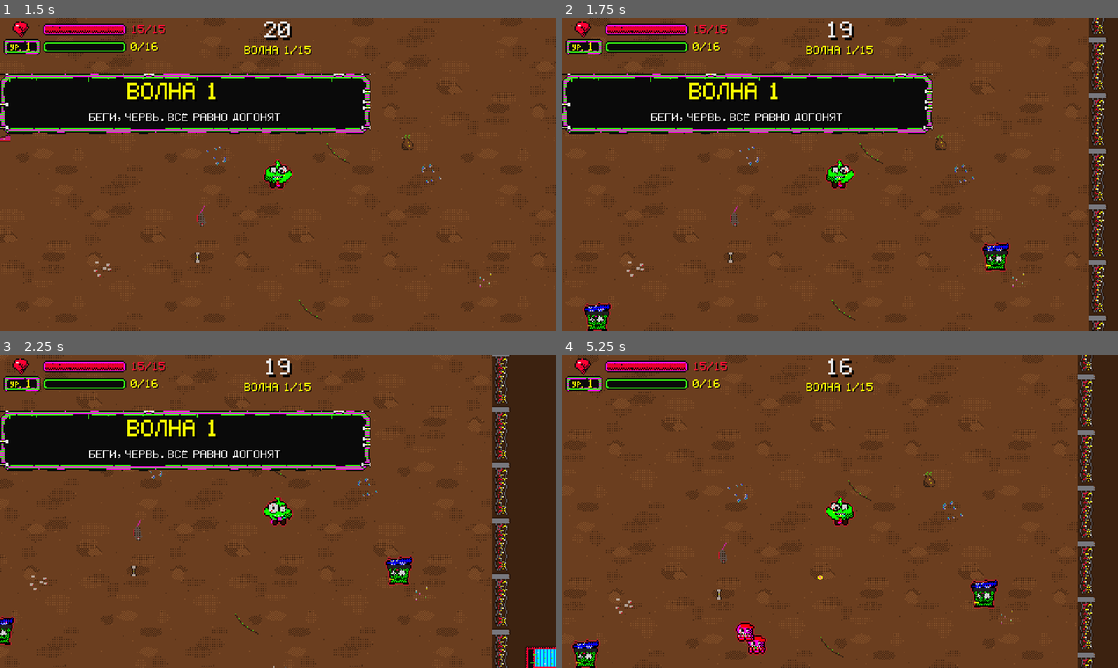
Above: before the commit, frames 1-4 (two rows, left to right).
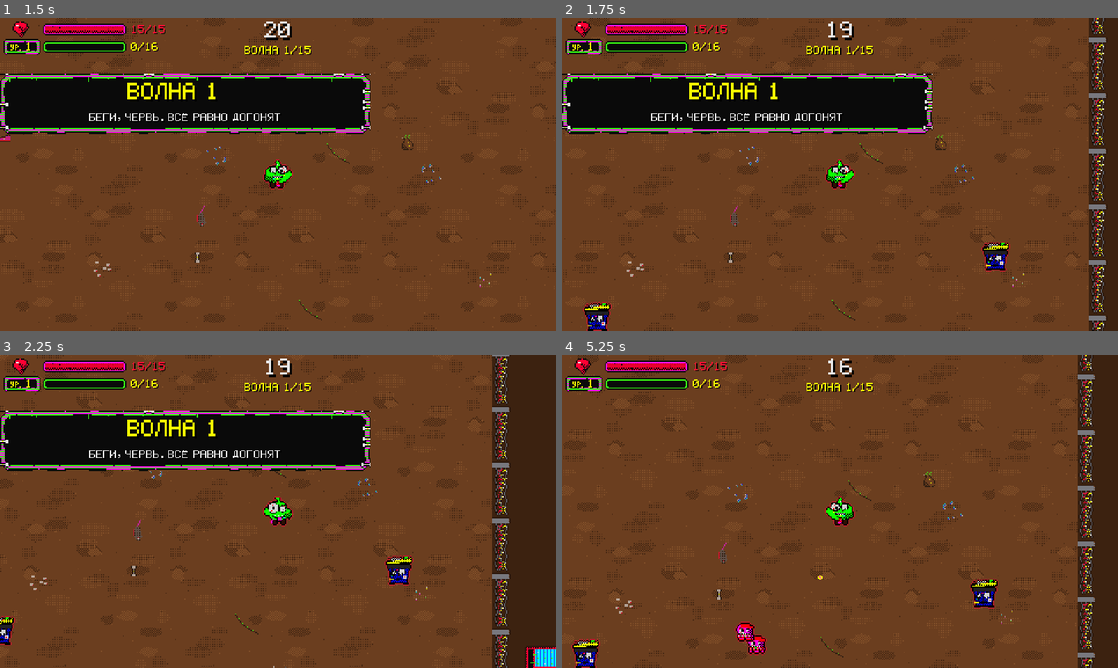
Above: after the commit, the same moments.

Repository: Gepackstuck/Stinky_Dumpster_Survivors
Game: Godot game, scene res://scenes/levels/main.tscn
The game is run twice, just before and just after one commit, with the same random seed, the same clock (stepped at 60 frames per second) and the same inputs.
Inputs (mouse positions are in pixels of both pictures, inside the frame that each line leads up to):
- Up to frame 1 (1.5 s): click "1" at 0.5 s; tap Enter (ui_accept) at 1.25 s; move the mouse to (400, 158) at 1.27 s; hold D (move_right) from 1.28 s (still down); tap R at 1.35 s
- Up to frame 2 (1.75 s): keep holding D (move_right); tap Enter (ui_accept) at 1.52 s
- Up to frame 3 (2.25 s): move the mouse to (166, 527) at 2.02 s; release D (move_right) at 2.03 s; hold S (move_down) from 2.03 s (still down); tap R at 2.1 s
- Up to frame 4 (5.25 s): tap Enter (ui_accept) at 2.27, 3.77, 4.52 s; move the mouse to (895, 442) at 2.77 s; release S (move_down) at 2.78 s; hold D (move_right) 2.78-3.53 s; tap R every 0.75 s from 2.85 to 5.1 s; move the mouse to (812, 574) at 3.52 s; hold W (move_up) 3.53-4.28 s; move the mouse to (1006, 558) at 4.27 s; hold A (move_left) from 4.28 s (still down); move the mouse to (673, 464) at 5.02 s

Frame 1 is identical in both runs. In frame 2, 0.4% of the frame differs, in the area x 4-81%, y 71-100%; in frame 3, 0.3%; in frame 4, 0.4%, in the area x 2-79%, y 71-100%.

Commit message:
feat: 4 вида мусорных баков с разной начинкой и больше деталей
Co-Authored-By: Claude Sonnet 5.5 <noreply@anthropic.com>
Claude-Session: https://claude.ai/code/session_01GvQcLtpmeq9xDjqGAM3qCT

Diff:
--- a/scripts/autoload/balance.gd
+++ b/scripts/autoload/balance.gd
@@ -154,6 +154,7 @@
 const REGEN_HP_PER_POINT: float = 0.6               # хп за интервал на 1 очко регена
 const BIN_COUNT_BASE: int = 2                       # мусорных баков на волну
 const BIN_COUNT_WAVES_PER_EXTRA: int = 4            # +1 бак за столько волн
+const BIN_VARIANTS: int = 4                         # видов бака с разной начинкой
 const BIN_HEAL_CHANCE: float = 0.4
 const BIN_HEAL_HP: float = 3.0
 const HEALER_RADIUS: float = 60.0
--- a/scripts/enemies/enemy_base.gd
+++ b/scripts/enemies/enemy_base.gd
@@ -48,7 +48,10 @@
 		add_to_group(&"enemies")
 	_sprite.scale = Vector2.ONE
 	_hitbox.set_deferred(&"monitoring", stats.get("contact", true))
-	_sprite.texture = _texture_for(enemy_id)
+	if enemy_id == &"trash_bin":
+		_sprite.texture = _texture_for(StringName("trash_bin_%d" % randi_range(0, Balance.BIN_VARIANTS - 1)))  # разная начинка
+	else:
+		_sprite.texture = _texture_for(enemy_id)
 	_apply_size(stats.get("radius", BASE_RADIUS))
 	_speed = stats["speed"] * WaveRules.speed_mult(GameState.wave)
 	speed_mult = 1.0
Binary file added: assets/sprites/enemy_trash_bin_0.png
Binary file added: assets/sprites/enemy_trash_bin_1.png
Binary file added: assets/sprites/enemy_trash_bin_2.png
Binary file added: assets/sprites/enemy_trash_bin_3.png
Not shown, changed: tools/gen_art.py
